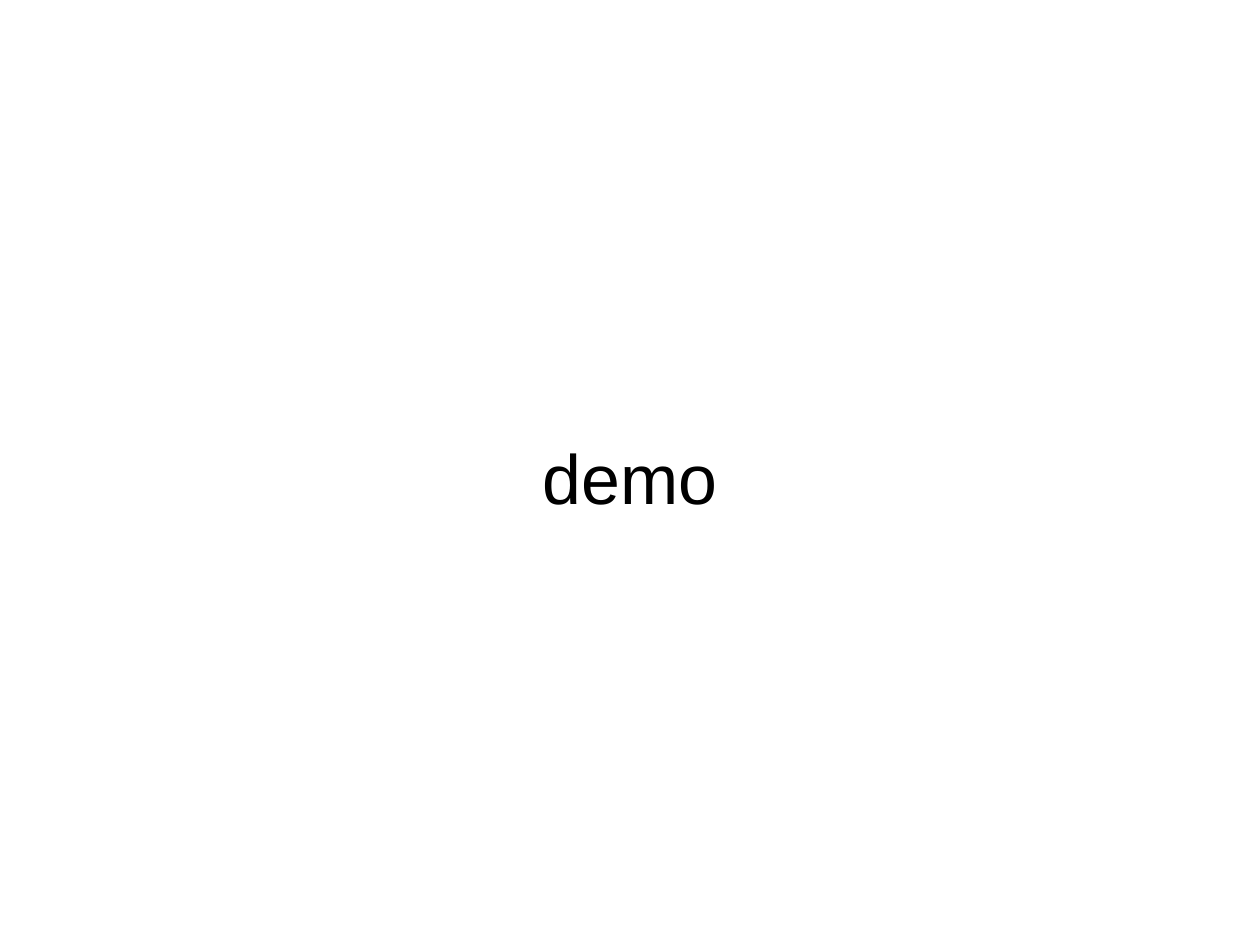
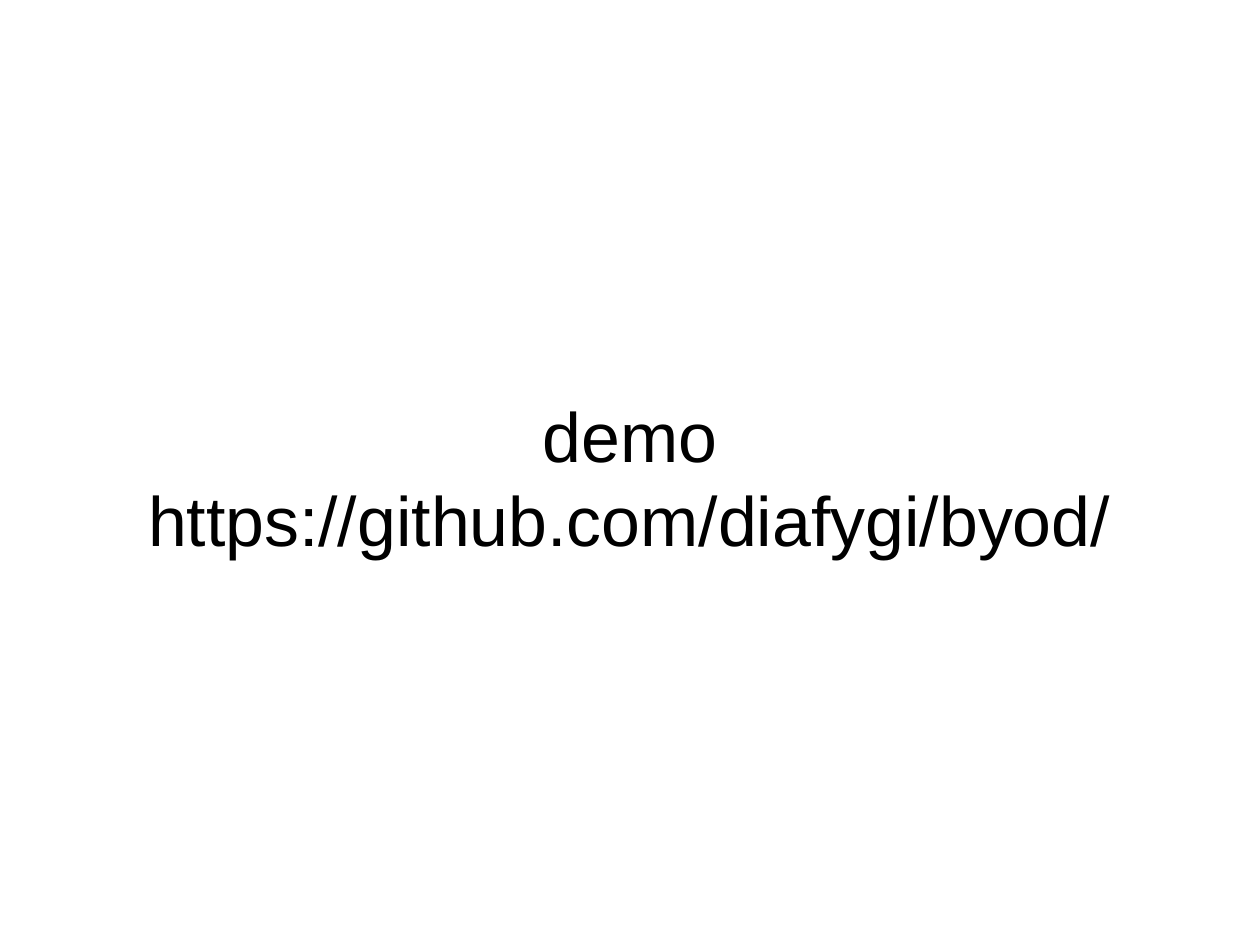
Before and after one commit to diafygi/byoFS, a slide deck: slide 21 of presentation/logic.odp. Drawn at 1260x945 pixels with LibreOffice and Linux fonts; fonts in the diff are those of the drawing. Boxes give left, top, right and bottom in pixels: in the first picture for what was removed or moved away, otherwise in the second. Text is boxed around its words. In the diff, an @@ line names an element or a change of style, - is before the commit and + after.

```diff
--- a/presentation/logic.odp
+++ b/presentation/logic.odp
@@ title at [148, 411, 1110, 559]: text changed @@
-demo
+demo
+https://github.com/diafygi/byod/
```
Also in this commit, not shown: 1 other slide changed, 1 slide added, 1 slide removed.
